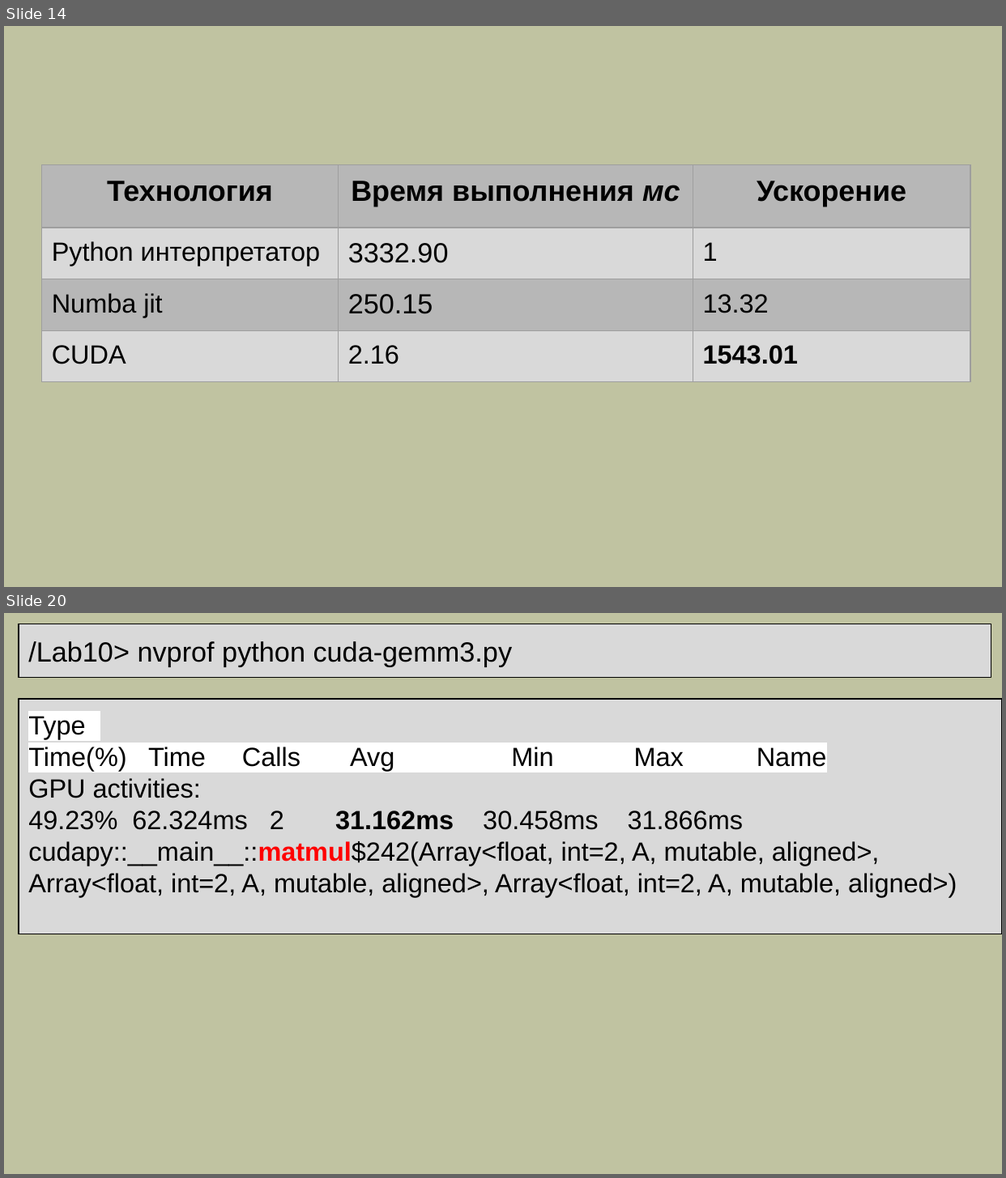
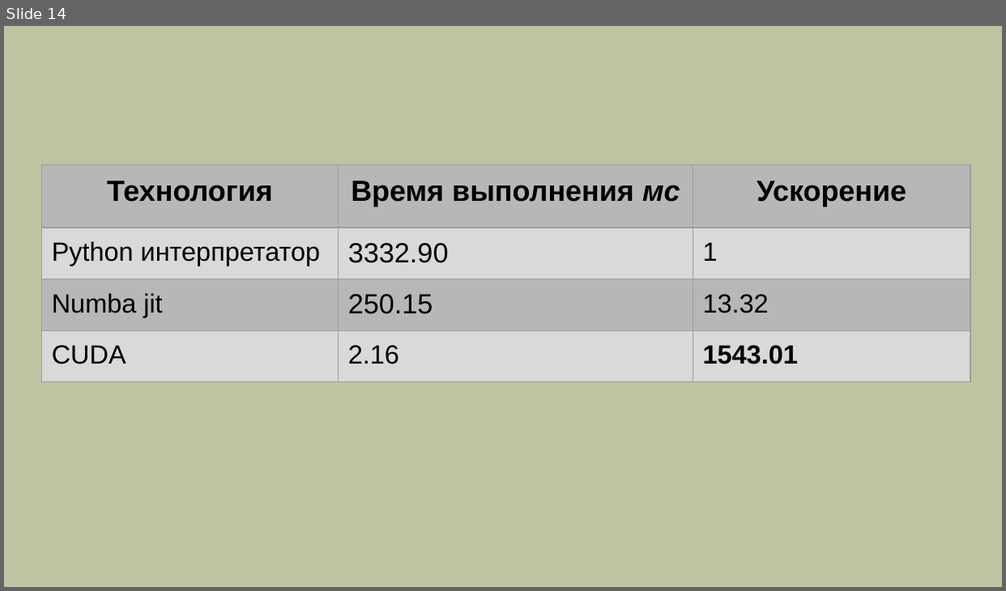
Before and after one commit to mlkv52/sibsutis_cuda_bachelors-2025, a slide deck: Лекции/pptx/Лекция10-ПГП-2025.pptx. Shown one above the other, each under a label of ours: slides 14 and 20 before the commit, slide 14 after it; the slides between them are not shown. The pictures are 1006x1178 and 1006x591 pixels, drawn with LibreOffice and Linux fonts; fonts in the diff are those of the drawing. Boxes give left, top, right and bottom in pixels: in the first picture for what was removed or moved away, otherwise in the second. Text is boxed around its words. In the diff, an @@ line names an element or a change of style, - is before the commit and + after.

```diff
--- a/Лекции/pptx/Лекция10-ПГП-2025.pptx
+++ b/Лекции/pptx/Лекция10-ПГП-2025.pptx
@@ slide 20 removed at box(4, 613, 1002, 1174), background #C0C3A1 @@
@@ rectangle removed at box(19, 624, 991, 678) @@
-/Lab10> nvprof python cuda-gemm3.py
@@ rectangle removed at box(19, 699, 1002, 935) @@
-Type
-Time(%) Time Calls Avg Min Max Name
-GPU activities:
-49.23% 62.324ms 2 31.162ms 30.458ms 31.866ms cudapy::__main__::matmul$242(Array<float, int=2, A, mutable, aligned>, Array<float, int=2, A, mutable, aligned>, Array<float, int=2, A, mutable, aligned>)
```
Also in this commit, not shown: 5 other slides removed.
